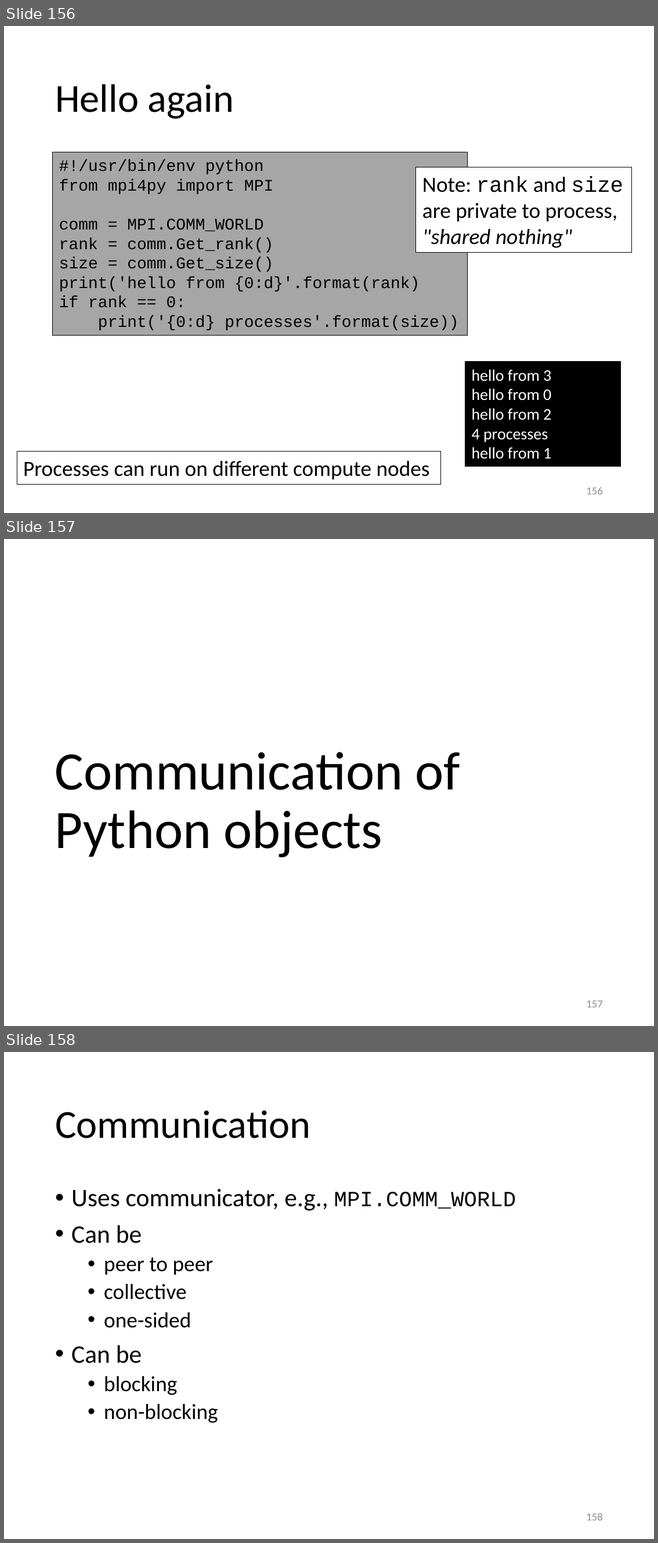
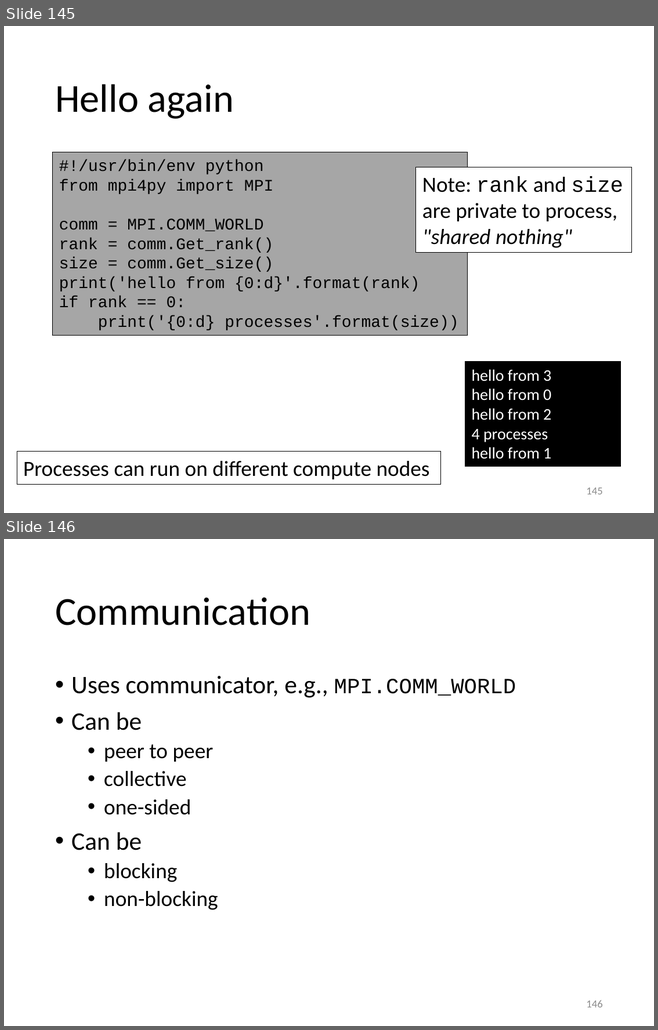
Before and after one commit to gjbex/Python-for-HPC, a slide deck: python_hpc.pptx. Shown one above the other, each under a label of ours: slides 156, 157 and 158 before the commit, slides 145 and 146 after it. The pictures are 658x1543 and 658x1030 pixels, drawn with LibreOffice and Linux fonts; fonts in the diff are those of the drawing. Boxes give left, top, right and bottom in pixels: in the first picture for what was removed or moved away, otherwise in the second. Text is boxed around its words. In the diff, an @@ line names an element or a change of style, - is before the commit and + after.

```diff
--- a/python_hpc.pptx
+++ b/python_hpc.pptx
@@ slide 157 removed at (4, 539, 654, 1026), background #FFFFFF @@
@@ title removed at (55, 752, 460, 857) @@
-Communication of Python objects
@@ page number removed at (586, 1001, 602, 1008) @@
-157
@@ what was slide 156 is now slide 145 @@
@@ page number at (586, 488, 602, 495): text changed @@
-156
+145
@@ what was slide 158 is now slide 146 @@
@@ page number at (586, 1000, 602, 1008): text changed @@
-158
+146
```
Also in this commit, not shown: 7 slides changed, 1 slide added, 21 other slides removed.
